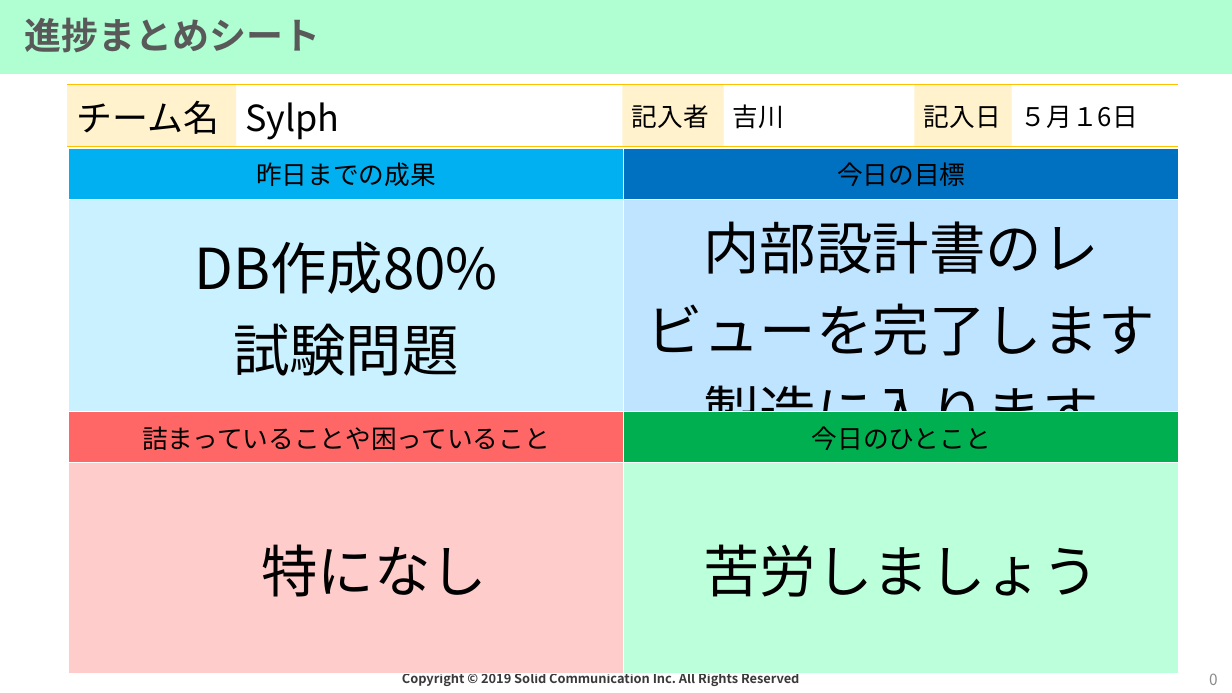
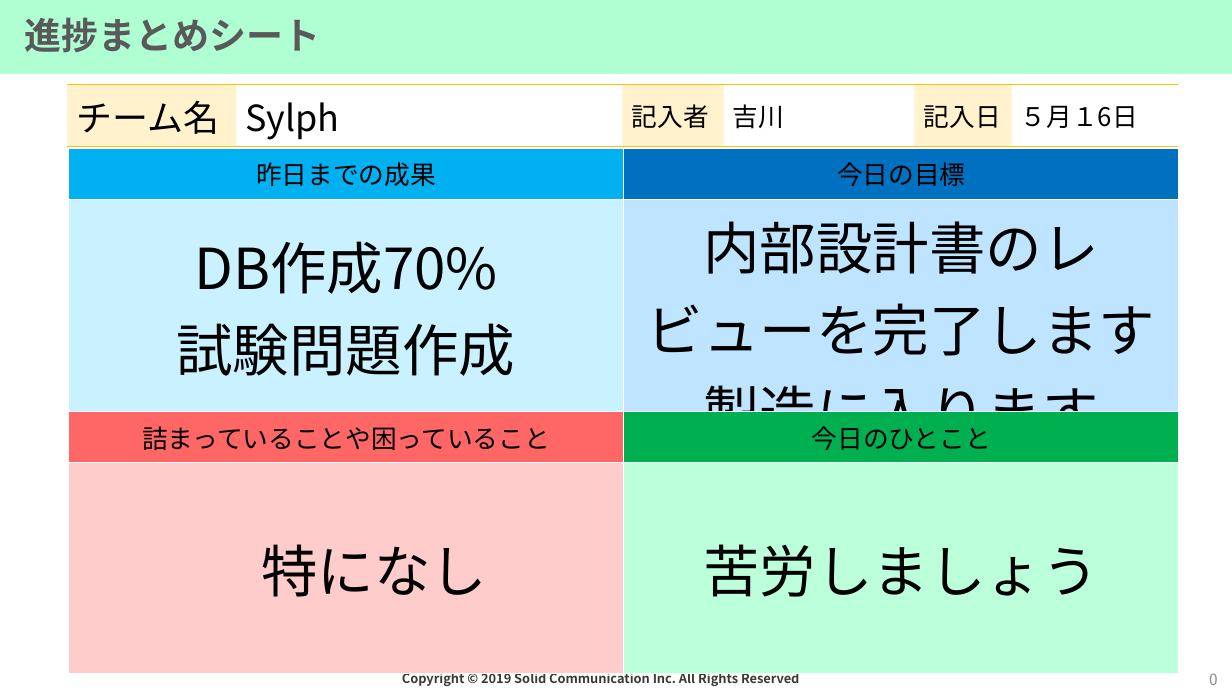
Before and after one commit to gips-yoshikawa/SYLPH-Project, a slide deck: slide 1 of 進捗まとめシート_Sylph_ 2022_05_16.pptx. Drawn at 1232x693 pixels with LibreOffice and Linux fonts; fonts in the diff are those of the drawing; background and template pictures are left out. Boxes give left, top, right and bottom in pixels: in the first picture for what was removed or moved away, otherwise in the second. Text is boxed around its words. In the diff, an @@ line names an element or a change of style, - is before the commit and + after.

```diff
--- a/進捗まとめシート_Sylph_ 2022_05_16.pptx
+++ b/進捗まとめシート_Sylph_ 2022_05_16.pptx
@@ table at box(68, 148, 1179, 674) @@
-row 2, column 1: DB作成80% / 試験問題
+row 2, column 1: DB作成70% / 試験問題作成
```
Also in this commit, not shown: 2 other files.
